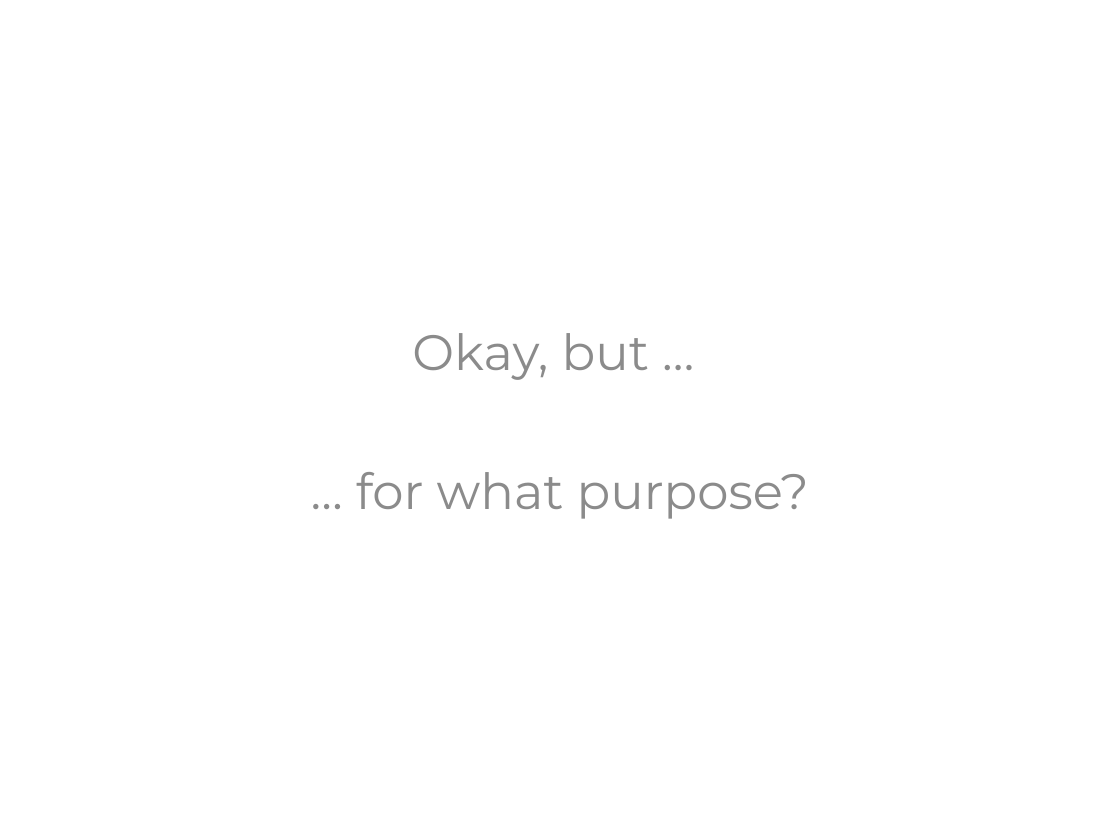
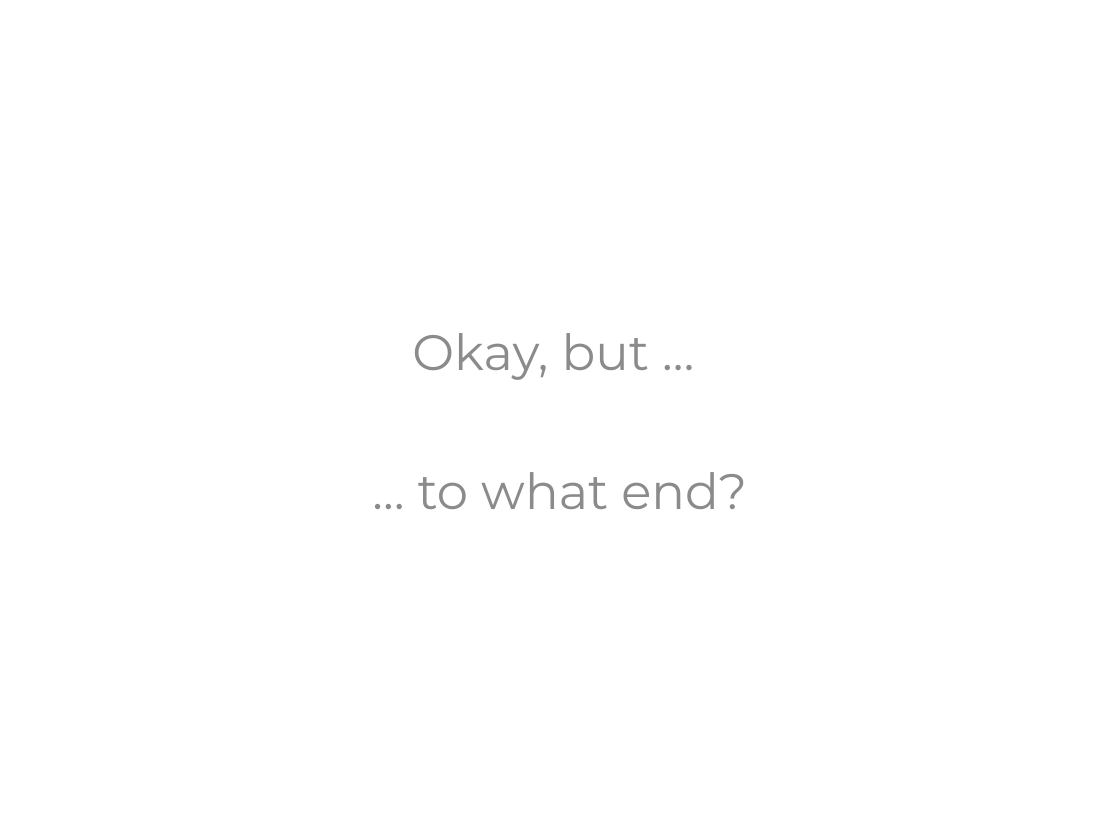
Before and after one commit to KhrisFernandez/tdd, a slide deck: slide 11 of initiation/resources/TDD - Initiation - EN.pptx (slide 12 before the commit). Drawn at 1120x840 pixels with LibreOffice and Linux fonts; fonts in the diff are those of the drawing. Boxes give left, top, right and bottom in pixels: in the first picture for what was removed or moved away, otherwise in the second. Text is boxed around its words. In the diff, an @@ line names an element or a change of style, - is before the commit and + after.

```diff
--- a/initiation/resources/TDD - Initiation - EN.pptx
+++ b/initiation/resources/TDD - Initiation - EN.pptx
@@ text at <box>418,472,747,509</box>: text changed @@
-… for what purpose?
+… to what end?
```
Also in this commit, not shown: 43 other slides changed, 14 slides added, 9 slides removed, 1 other file.
